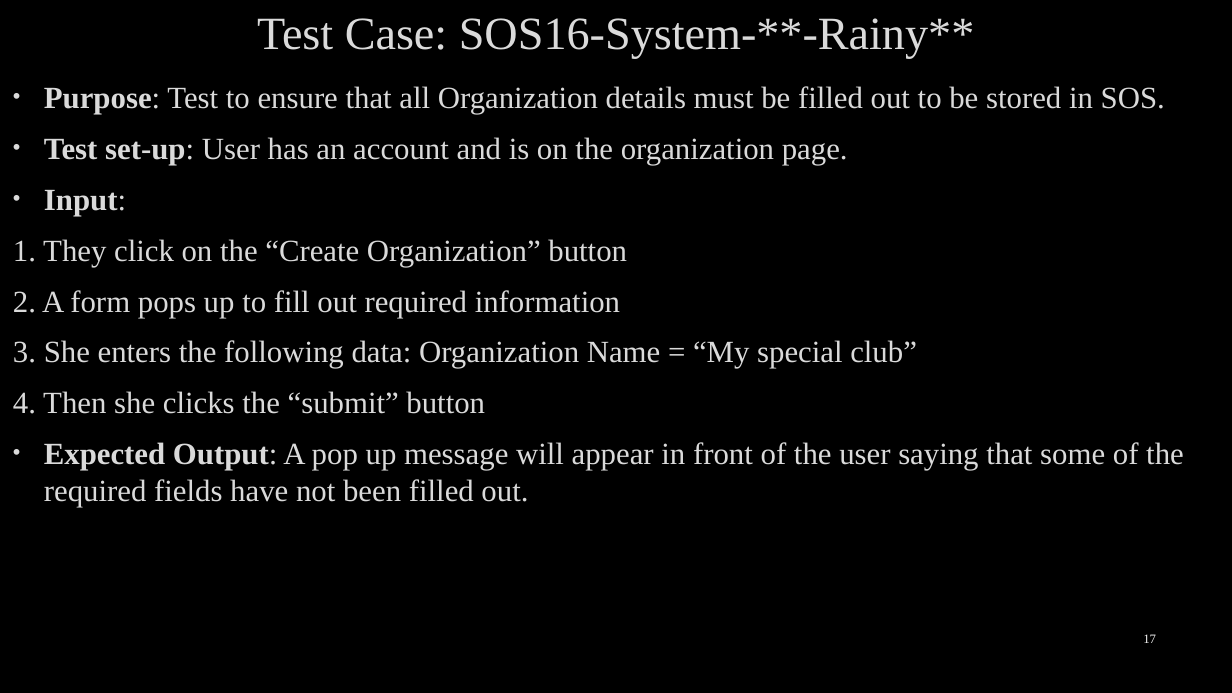
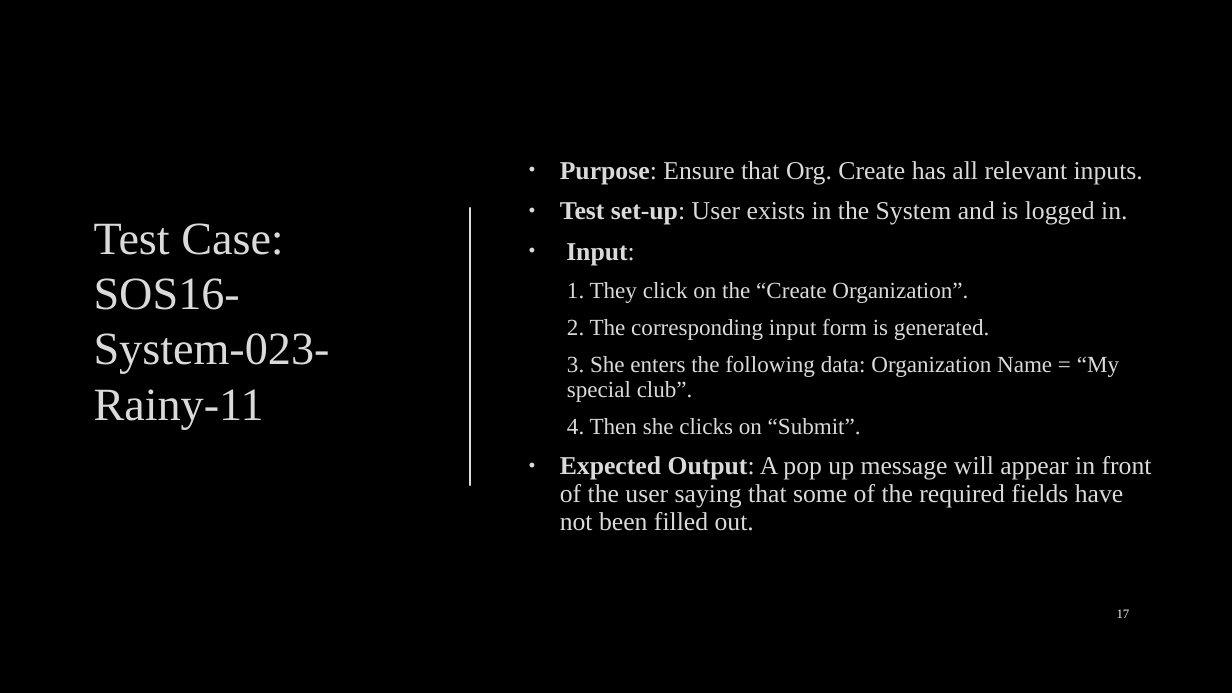
Before and after one commit to arocho032/CEN4010-Team-5, a slide deck: slide 17 of specifications/deliv3/SOS Deliverable Final Presentation.pptx. Drawn at 1232x693 pixels with LibreOffice and Linux fonts; fonts in the diff are those of the drawing; background and template pictures are left out. Boxes give left, top, right and bottom in pixels: in the first picture for what was removed or moved away, otherwise in the second. Text is boxed around its words. In the diff, an @@ line names an element or a change of style, - is before the commit and + after.

Commit message:
Powerpoint Formatting and UI Pictures

```diff
--- a/specifications/deliv3/SOS Deliverable Final Presentation.pptx
+++ b/specifications/deliv3/SOS Deliverable Final Presentation.pptx
@@ text "Purpose: Ensure that Org. Create ...": place and size @@
-text "Purpose: Ensure that Org. Create ..." at bbox=[13, 86, 1184, 507]
+text "Purpose: Ensure that Org. Create ..." at bbox=[560, 161, 1152, 531]
@@ text "Purpose: Ensure that Org. Create ..." at bbox=[560, 161, 1152, 531]: vertical alignment top to middle @@
@@ text at bbox=[560, 161, 1143, 225]: text changed; size 24 to 20 pt @@
-• Purpose: Test to ensure that all Organization details must be filled out to be stored in SOS.
-• Test set-up: User has an account and is on the organization page.
+• Purpose: Ensure that Org. Create has all relevant inputs.
+• Test set-up: User exists in the System and is logged in.
@@ line added from (470, 208) to (470, 485), #DADADA 1.5 pt @@
@@ title at bbox=[94, 223, 330, 429]: text changed @@
-Test Case: SOS16-System-**-Rainy**
+Test Case: SOS16-System-023-Rainy-11
@@ text at bbox=[560, 243, 1152, 531]: size 24 to 20 pt in "Input:", "Expected Output: A pop up message will ..."; line spacing 1 to 0.9 @@
@@ text at bbox=[567, 282, 1119, 435]: text changed; size 24 to 18 pt @@
-1. They click on the “Create Organization” button
-2. A form pops up to fill out required information
-3. She enters the following data: Organization Name = “My special club”
-4. Then she clicks the “submit” button
+  1. They click on the “Create Organization”.
+  2. The corresponding input form is generated.
+  3. She enters the following data: Organization Name = “My special club”.
+  4. Then she clicks on “Submit”.
@@ page number: place and size @@
-page number at bbox=[1143, 634, 1156, 643]
+page number at bbox=[1117, 609, 1130, 618]
@@ page number at bbox=[1117, 609, 1130, 618]: more space between paragraphs @@
```
Also in this commit, not shown: 6 other slides changed, 1 slide added, 1 slide removed, 11 other files.
